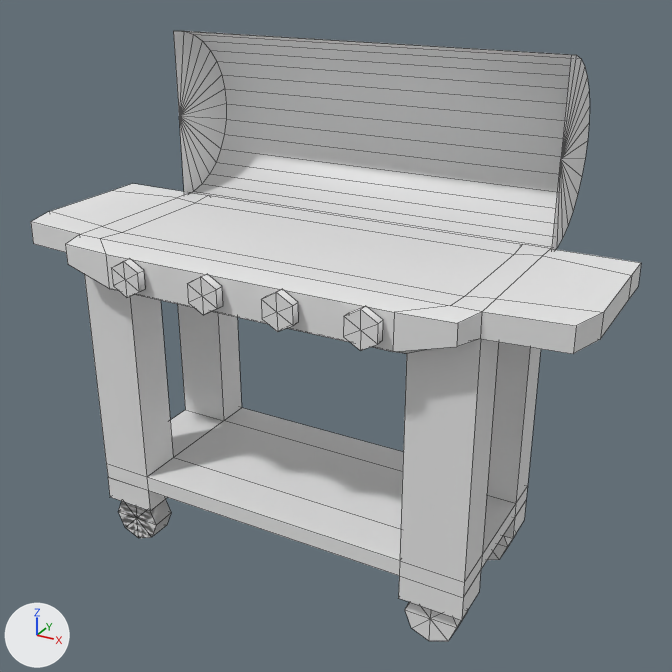
The Blender file orig/bbq/bbq.blend as it was, and as the next commit left it.
Before and after are seen from a 50 mm camera at (5.06, -8.21, 5.88) aimed at (0.38, 0.31, 1.62). The axes (+X, +Y, +Z) are drawn at lower left. The lights are the same throughout. Mesh edges are drawn as thin lines.

The older version as bpy lines, for what is in view:
```python
me_cube = bpy.data.meshes.new('Cube')
me_cube.from_pydata(...)  # 262 vertices, 292 faces; spans x -1.32..1.49, y -1.39..1.03, z -3.76..9.11
me_cube.materials.append(mat_material)  # its picture is missing
me_cylinder = bpy.data.meshes.new('Cylinder')
me_cylinder.from_pydata(...)  # 36 vertices, 48 faces; spans x -0.97..0.03, y -1.96..0.04, z -1.0..1.0
ob_cube = bpy.data.objects.new('Cube', me_cube)
ob_cube.location = (0.0, 0.0, 0.0)
ob_cube.scale = (2.33, 1.0, 0.307)
ob_cylinder = bpy.data.objects.new('Cylinder', me_cylinder)
ob_cylinder.location = (0.2, 0.98, 2.81)
ob_cylinder.rotation_euler = (-1.571, 0.0, -1.571)  # degrees (-90, 0, -90)
ob_cylinder.scale = (1.0, 1.0, 2.37)
```
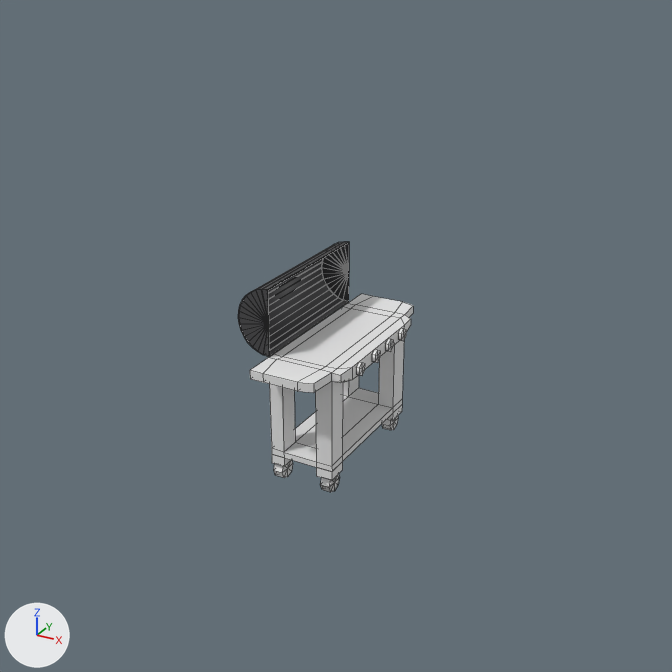
Commit message: It's a drivable BBQ

Where the newer file only moved an object's origin or applied its transform, the numbers keep the older frame.

What differs and where, as boxes (x1, y1, x2, y2) in the pictures (672 x 672 px; the box of a moved part takes in the faces that stretch with it):
'Cube', reshaped (73% narrower, 57% shorter): before (31, 184, 641, 641); after (250, 294, 413, 492)
'Cylinder', reshaped, moved, turned, rescaled: before (173, 31, 590, 251); after (238, 242, 349, 357)
part 2 of me_cube, added: after (398, 328, 406, 341)
part 3 of me_cube, added: after (385, 339, 394, 352)
part 4 of me_cube, added: after (372, 349, 381, 363)
part 5 of me_cube, added: after (356, 362, 365, 376)
part 6 of me_cube, added: after (274, 460, 293, 478)
part 7 of me_cube, added: after (382, 416, 398, 430)
part 8 of me_cube, added: after (320, 474, 340, 492)
part 9 of me_cube, moved or reshaped: before (31, 184, 641, 620); after (250, 294, 413, 481)
part 10 of me_cube, deleted: before (111, 258, 516, 641)

The edits, one by one:
Picture 'lid' (img_lid) is new.
Material 'lid' (mat_lid) is new.
Its texture is img_lid.
me_cylinder is used by ob_cylinder; location (0.2, 0.98, 2.81); rotation (-1.571, 0.0, -1.571), in degrees (-90, 0, -90); scale (1.0, 1.0, 2.37).
me_cylinder had 36 vertices, 48 faces and spanned x -0.97..0.03, y -1.96..0.04, z -1.0..1.0.
me_cylinder now has 72 vertices, 102 faces and spans x -0.42..-0.01, y -0.95..0.96, z 0.01..0.82.
me_cylinder part 1: the whole mesh is rebuilt.
me_cylinder now uses material mat_lid (picture img_lid).
me_cube is used by ob_cube; location (0.0, 0.0, 0.0); scale (2.33, 1.0, 0.307).
me_cube had 262 vertices, 292 faces and spanned x -1.32..1.49, y -1.39..1.03, z -3.76..9.11.
me_cube now has 262 vertices, 296 faces and spans x -0.08..0.34, y -0.64..2.0, z -0.44..4.75.
me_cube part 2: a new loose piece, a 6-sided cylinder along x spanning x 0.327..0.345, y 1.159..1.298, z 4.205..4.73, in mat_material (its picture is missing).
me_cube part 3: a new loose piece, a 6-sided cylinder along x spanning x 0.327..0.345, y 0.803..0.943, z 4.205..4.73, in mat_material (its picture is missing).
me_cube part 4: a new loose piece, a 6-sided cylinder along x spanning x 0.327..0.345, y 0.455..0.595, z 4.205..4.73, in mat_material (its picture is missing).
me_cube part 5: a new loose piece, a 6-sided cylinder along x spanning x 0.327..0.345, y 0.065..0.205, z 4.205..4.73, in mat_material (its picture is missing).
me_cube part 6: a new loose piece, an 8-sided cylinder along x spanning x -0.07..-0.018, y -0.249..-0.007, z -0.443..0.345, in mat_material (its picture is missing).
me_cube part 7: a new loose piece, an 8-sided cylinder along x spanning x 0.204..0.256, y 1.351..1.594, z -0.364..0.423, in mat_material (its picture is missing).
me_cube part 8: a new loose piece, an 8-sided cylinder along x spanning x 0.204..0.256, y -0.249..-0.007, z -0.443..0.345, in mat_material (its picture is missing).
me_cube part 9: the loose piece of 120 vertices spanning x -1.32..1.49, y -1.27..1.03, z -1.93..9.11 is multiplied about its middle by the matrix ((0.0, -0.173, 0.0), (0.941, 0.0, 0.0), (0.0, 0.0, 0.404)), then moved by (0.04, 0.8, -1.06).
me_cube part 10: 9 loose pieces with 142 vertices, spanning x -0.9..1.06, y -1.39..1.0, z -3.76..9.05, are deleted.
Object 'Cylinder' (ob_cylinder) turns from (-90, 0, -90) to (0, 0, 0) degrees about x, y and z.
Object 'Cylinder' (ob_cylinder) is rescaled from (1.0, 1.0, 2.37) to (1.0, 1.0, 1.0).
Object 'Cylinder' (ob_cylinder) moves from (0.2, 0.98, 2.81) to (-0.17, 0.7, 1.45).
